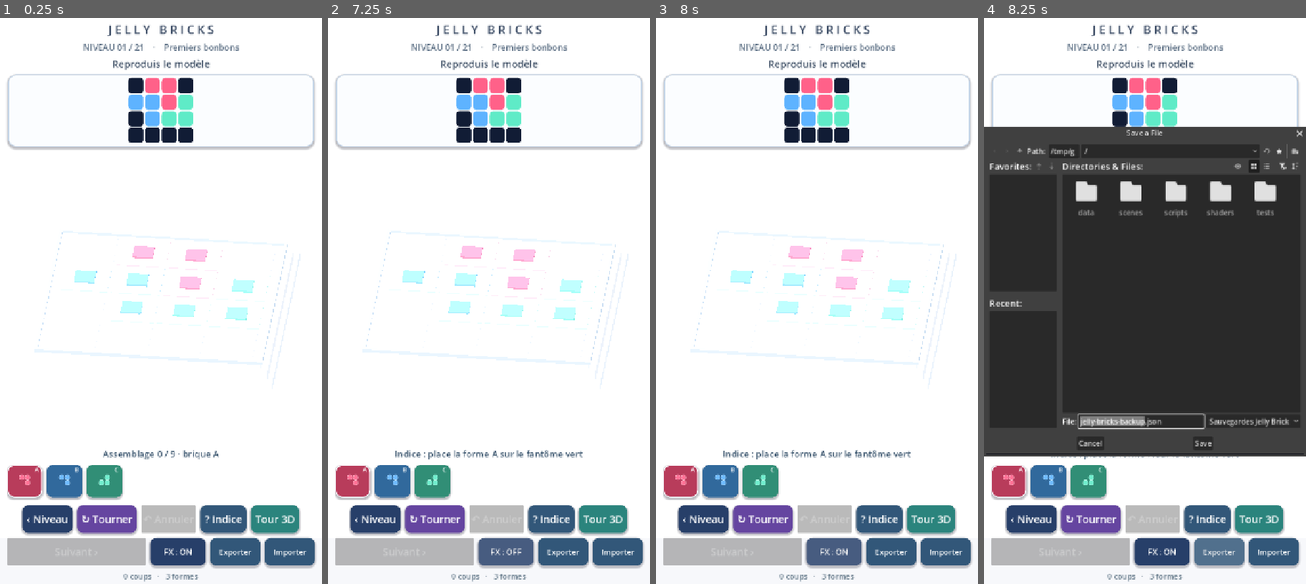
Above: before the commit, frames 1-4 (left to right).
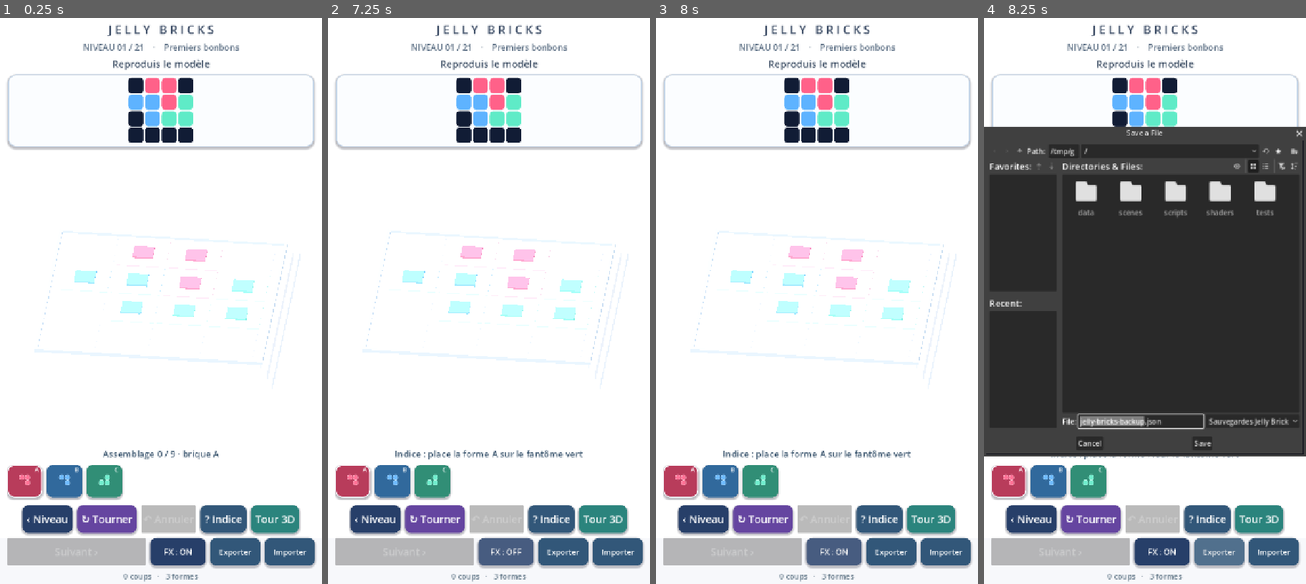
Above: after the commit, the same moments.

Repository: dbrckk/Jelly-bricks
Game: Godot game, scene res://scenes/main.tscn
Two runs of this game, one before a commit and one after it. Both use one fixed random seed, a clock stepped at 60 frames per second and the inputs below.
Inputs (mouse positions are in pixels of both pictures, inside the frame that each line leads up to):
- Up to frame 1 (0.25 s): no input
- Up to frame 2 (7.25 s): click (353, 482) at 0.52 s; click (392, 482) at 1.27 s; click (431, 482) at 2.02 s; click "‹ Niveau" at 2.75 s; click "↻ Tourner" at 3.5 s; click "? Indice" at 4.25 s; click "Tour 3D" at 5 s; click "‹ Puzzles" at 5.75 s; click "FX : ON" at 6.5 s
- Up to frame 3 (8 s): click "FX : OFF" at 7.25 s
- Up to frame 4 (8.25 s): click "Exporter" at 8 s

Frames 1-3 are identical in both runs. In frame 4, 0.7% of the frame differs, in the area x 26-100%, y 19-77%.

Commit message:
Android 0.9.67 — inertie viscoélastique du puzzle et réutilisation du fantôme (#110)
* feat(godot): viscoelastic puzzle drag preview, shared shader and regression QA

* feat(godot): viscoelastic puzzle drag preview, shared shader and regression QA

* feat(godot): viscoelastic puzzle drag preview, shared shader and regression QA

* build(android): version 0.9.67 and document responsive puzzle gel

* build(android): version 0.9.67 and document responsive puzzle gel

* perf(godot): reuse hidden puzzle ghost across touch gestures

* test(godot): require zero-allocation reuse across touch sessions

Diff:
--- a/native-godot/scripts/game_root.gd
+++ b/native-godot/scripts/game_root.gd
@@ -75,6 +75,10 @@
 var puzzle_camera_size: float = 0.0
 var preview_cell: Vector2i = Vector2i(-1, -1)
 var preview_target: Vector3 = Vector3.ZERO
+# Only the visible placement ghost can deform while following a finger.
+# Never modify saved cells, collision, or resting piece materials.
+var preview_drag_bend: Vector2 = Vector2.ZERO
+var preview_motion_energy: float = 0.0
 var win_tween: Tween
 # Kill both landing tracks before rebuilding the board: otherwise a
 # quick undo/reposition can tween a freed mesh or old ShaderMaterial.
@@ -110,10 +114,23 @@
     var floating_piece: Node3D = ghost.get_child(0) as Node3D
     if not floating_piece.visible:
         return
-    var blend: float = 1.0 - exp(-minf(delta, .1) * 26.0)
+    var step: float = minf(maxf(delta, 0.0), .1)
+    var blend: float = 1.0 - exp(-step * 26.0)
     if floating_piece.position.distance_squared_to(preview_target) > .00001:
         floating_piece.position = floating_piece.position.lerp(
             preview_target, blend)
+    # No material writes at rest. During a drag only ONE already allocated
+    # shader material is updated; settled pieces and their GPU draws are idle.
+    if preview_motion_energy > 0.0 or preview_drag_bend.length_squared() > .000001:
+        var paint: ShaderMaterial = floating_piece.get_child(0).material_override
+        preview_motion_energy = maxf(0.0, preview_motion_energy - step * 1.65)
+        if preview_motion_energy < .008:
+            preview_motion_energy = 0.0
+        preview_drag_bend *= exp(-step * 10.0)
+        if preview_drag_bend.length_squared() < .00005:
+            preview_drag_bend = Vector2.ZERO
+        paint.set_shader_parameter("gel_spring", preview_motion_energy)
+        paint.set_shader_parameter("studio_drag", preview_drag_bend)
 
 func _read_levels() -> void:
     var data = JSON.parse_string(FileAccess.get_file_as_string(
@@ -1014,6 +1031,8 @@
     if preview:
         material.set_shader_parameter("candy_tint",
             _preview_tint(id, placement, turns))
+        material.set_shader_parameter("gel_spring", 0.0)
+        material.set_shader_parameter("studio_drag", Vector2.ZERO)
         shape.position.y = .48
     mesh.material_override = material
     shape.add_child(mesh)
@@ -1267,17 +1286,31 @@
 func _draw_preview(pos: Vector2i) -> void:
     if pos.x < 0 or pos.y < 0 or completed or selected_id.is_empty():
         preview_cell = Vector2i(-1, -1)
+        preview_motion_energy = 0.0
+        preview_drag_bend = Vector2.ZERO
         if ghost.get_child_count() > 0:
-            ghost.get_child(0).visible = false
-        return
+            var hidden: Node3D = ghost.get_child(0) as Node3D
+            hidden.visible = false
+            var paint: ShaderMaterial = hidden.get_child(0).material_override
+            paint.set_shader_parameter("gel_spring", 0.0)
+            paint.set_shader_parameter("studio_drag", Vector2.ZERO)
+        return
+    var old_cell: Vector2i = preview_cell
+    var old_target: Vector3 = preview_target
     preview_cell = pos
     var snapped := _snap_placement(selected_id, pos, selected_turns)
     var actual := snapped if snapped.x >= 0 else pos
     var preview_node: Node3D = null
     if ghost.get_child_count() > 0:
         preview_node = ghost.get_child(0) as Node3D
-    if preview_node == null or preview_node.name != "Piece_" + selected_id \
-            or int(preview_node.get_meta("turns", -1)) != selected_turns:
+    var shape_changed: bool = preview_node == null \
+        or preview_node.name != "Piece_" + selected_id \
+        or int(preview_node.get_meta("turns", -1)) != selected_turns
+    var new_ghost: bool = shape_changed or not preview_node.visible
+    if new_ghost:
+        preview_motion_energy = 0.0
+        preview_drag_bend = Vector2.ZERO
+    if shape_changed:
         for child in ghost.get_children():
             ghost.remove_child(child)
             child.queue_free()
@@ -1291,6 +1324,17 @@
     var mat: ShaderMaterial = preview_node.get_child(0).material_override
     mat.set_shader_parameter("candy_tint",
         _preview_tint(selected_id, actual, selected_turns))
+    # Trigger direction-aware upper-gel lag only if a continuous drag
+    # actually moved the displayed ghost (magnet snapping can keep it still).
+    # Bounds prevent absurd distortions from fast multi-cell Android swipes.
+    if not new_ghost and old_cell.x >= 0:
+        var travel: Vector2 = Vector2(preview_target.x - old_target.x,
+            preview_target.z - old_target.z)
+        if travel.length_squared() > .0001:
+            preview_drag_bend = travel.limit_length(2.0) * .46
+            preview_motion_energy = minf(.50, .16 + travel.length() * .12)
+            mat.set_shader_parameter("studio_drag", preview_drag_bend)
+            mat.set_shader_parameter("gel_spring", preview_motion_energy)
 
 func _draw_tray() -> void:
     for child in tray.get_children():
--- a/native-godot/shaders/jelly.gdshader
+++ b/native-godot/shaders/jelly.gdshader
@@ -20,8 +20,8 @@
 // ghosts and for studio bricks. Geometry is deformed about its actual
 // rotated bounding footprint; no collision, logical cell or save changes.
 uniform float puzzle_squash : hint_range(-1.0, 1.0) = 0.0;
-// The swipe vector is LOCAL X/Z, in tile units. Only the translucent
-// studio drag preview uses it; placed pieces and puzzle Jelly remain idle.
+// LOCAL X/Z drag vector, shared by studio and puzzle translucent ghosts.
+// Placed bricks and idle previews keep this at zero; no extra GPU pass.
 // One existing vertex shader path, no extra geometry or draw passes.
 uniform vec2 studio_drag = vec2(0.0, 0.0);
 // TRUE body footprint (1/2/3 cells, X or Z). Centre-aware bulging
@@ -95,12 +95,14 @@
     // Anchor the lower surface while the upper gel bulges and ripples.
     // The effect is disabled for every legacy puzzle (gel_spring=0).
     // Uniform branch skips both trigonometric waves completely for idle
-    // jelly, menu ghosts and all 21 authored puzzle levels on mobile GPUs.
-    if (gel_spring > .001 && studio_glass > .001) {
+    // jelly and all 21 resting authored puzzle pieces on mobile GPUs.
+    // The translucent puzzle ghost shares the studio's low-cost gel motion.
+    if (gel_spring > .001 && (studio_glass > .001 || gel_opacity < .60)) {
         float height_weight = smoothstep(.055, .82, jelly_local.y);
         float oscillation = sin(TIME * 22.0 + jelly_local.x * 1.9 +
             jelly_local.z * 1.3);
-        float spring = gel_spring * studio_glass * height_weight;
+        float spring = gel_spring * height_weight *
+            (studio_glass > .001 ? studio_glass : .58);
         VERTEX.x += spring * oscillation * .050;
         VERTEX.z += spring * cos(TIME * 18.0 +
             jelly_local.z * 2.15 - jelly_local.x) * .032;
@@ -109,7 +111,8 @@
     // A light, direction-aware viscous lag. The foot stays planted while
     // the upper gelatin and its actual studs trail the finger. At rest,
     // both the dot-product branch and all deformation vanish.
-    if (studio_glass > .001 && dot(studio_drag, studio_drag) > .000001) {
+    if ((studio_glass > .001 || gel_opacity < .60) &&
+            dot(studio_drag, studio_drag) > .000001) {
         float drag_height = smoothstep(.12, .78, jelly_local.y);
         VERTEX.xz -= studio_drag * (.105 * drag_height);
         NORMAL = normalize(NORMAL + vec3(
--- a/native-godot/tests/validate.gd
+++ b/native-godot/tests/validate.gd
@@ -1894,11 +1894,44 @@
                 push_error("Dragging still recreates the jelly ghost every frame")
                 quit(1)
                 return
+            # A distant, still visible pointer makes the real translucent
+            # ghost flex without moving any saved puzzle piece or board cell.
+            game._draw_preview(Vector2i(game.size - 1, game.size - 1))
+            var live_ghost_paint: ShaderMaterial = first_ghost.get_child(0).material_override
+            var initial_bend: float = game.preview_drag_bend.length()
+            if game.ghost.get_child(0) != first_ghost or initial_bend < .10 \
+                    or initial_bend > 1.0 \
+                    or float(live_ghost_paint.get_shader_parameter("gel_spring")) <= .1 \
+                    or live_ghost_paint.get_shader_parameter("studio_drag") != game.preview_drag_bend \
+                    or not game.placements.is_empty():
+                push_error("Puzzle ghost has no bounded directional gelatin inertia")
+                quit(1)
+                return
+            game._process(.1)
+            if game.preview_drag_bend.length() >= initial_bend \
+                    or game.preview_motion_energy >= .50:
+                push_error("Puzzle jelly preview does not damp its movement")
+                quit(1)
+                return
             game._draw_preview(Vector2i(-1, -1))
-            if first_ghost.visible:
-                push_error("Touch release failed to hide jelly ghost")
-                quit(1)
-                return
+            if first_ghost.visible or game.preview_drag_bend != Vector2.ZERO \
+                    or game.preview_motion_energy != 0.0 \
+                    or live_ghost_paint.get_shader_parameter("studio_drag") != Vector2.ZERO \
+                    or float(live_ghost_paint.get_shader_parameter("gel_spring")) != 0.0:
+                push_error("Touch release failed to neutralize hidden jelly ghost")
+                quit(1)
+                return
+
+            # Reusing the hidden ghost on the next finger-down is essential
+            # on Android: the existing mesh and material must survive release.
+            game._draw_preview(first_position)
+            if game.ghost.get_child(0) != first_ghost \
+                    or not first_ghost.visible \
+                    or game.preview_drag_bend != Vector2.ZERO:
+                push_error("Repeated touch rebuilt or distorted the hidden Jelly ghost")
+                quit(1)
+                return
+            game._draw_preview(Vector2i(-1, -1))
 
             # The shape outline is reused across fast drag callbacks, with
             # exactly one cached rotated shape for each distinct orientation.
Not shown, changed: native-godot/export_presets.cfg
Not shown, changed: native-godot/README.md
